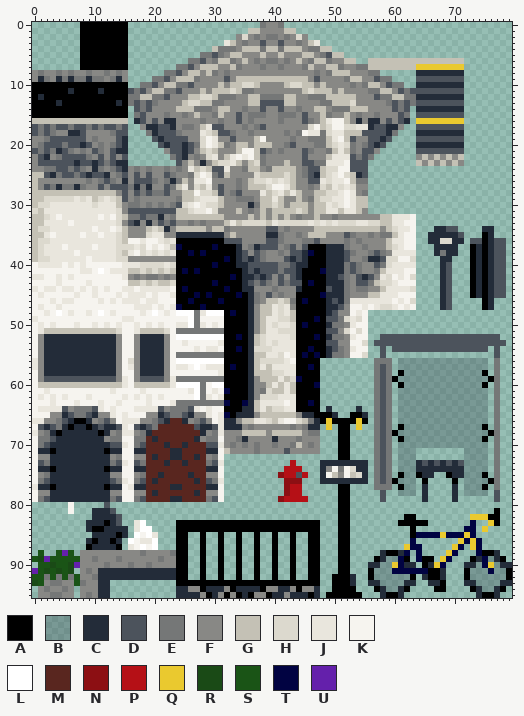
Two states of a sprite sheet, src/sprites/capitalCity.png. That is the earlier state.
The file is 80x96 pixels. Colours within 5 levels of each other are drawn and written as one.
Palette (. is transparent): A #000000  B #232c3940  C #232c39  D #4c535c  E #757777  F #888885  G #c4c1b5  H #dcd9ce  J #e9e6dd  K #f6f4ef  L #ffffff  M #59261f  N #8c0f13  P #b51016  Q #eac92f  R #1a4a16  S #1a5416  T #010342  U #6420ab
Now the later version:
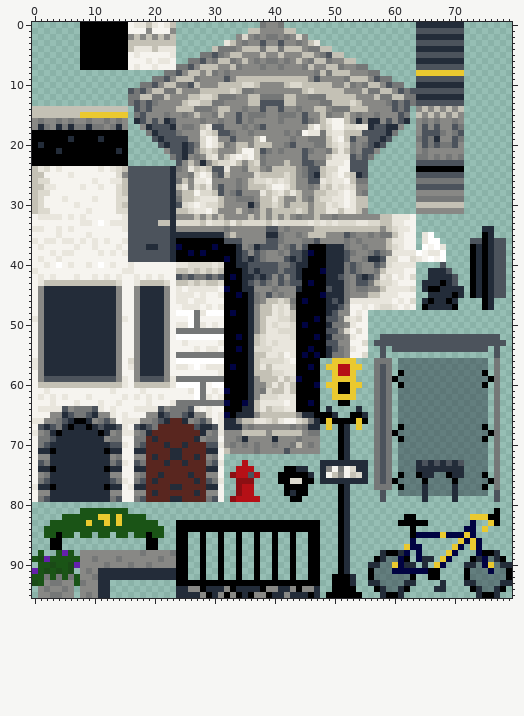
Difference:
colour B: #232c3940 -> #232c3970
Changed rows in their new state; - is a pixel that keeps its letter.
first column x 0:
 0 ----------------KJJGJKJG----------------------------------------CCCCCCCC
 1 ----------------KKKFKKKF----------------------------------------DDDDDDDD
 2 ----------------FGFGFGFG----------------------------------------CCCCCCCC
 3 ----------------GGGGGGGG----------------------------------------DDDDDDDD
 4 ----------------GJJJGJJJ----------------------------------------CCCCCCCC
 5 ----------------KJKKKKKJ----------------------------------------DDDDDDDD
 6 ----------------KKKJKJJK--------------------------------........CCCCCCCC
 7 ----------------KJKKJKKK--------------------------------........DDDDDDDD
 8 ................--------------------------------G---------------QQQQQQQQ
 9 ................---------------------------------------G----------------
10 ................-----------G----G--------------G-G--G-------------------
11 ................--------G----G--------------------G----G----------------
12 ................------G----------------------------------G--------------
13 ................--------------------------------------G-----------------
14 GGGGGGGGGGGGGGGG------------------------------------------------FGFGFGFG
15 GGGGGGGGQQQQQQQQ------------------------------------------------GFGFGFGF
16 FEFFEFEFFEFFEFEF-------D----------------------------------------FEFEFFEF
17 FCEFCECEECE-FECF----D-------------------------------------------F-F-FF-E
18 AAAAAAAAAAAAAAAA------------------------------------------------FDDDEFED
19 AAAAAACAAAACAAAA------------------------------------------------E-ECFF-E
20 ACAAAAAAAAAAAAAA------------------------------------------------FDEDEEDF
21 AAAA-AAAAAAAAA-A------------------------------------------------FEFFFFFF
22 AAAAAAAAAAAAAAAA------------------------------------------------EE-E-E-E
23 AAAAAAAAAAAAAAAA------------------------------------------------DDDDDDDD
24 GJHKJKKKKKKJKJHGDDDDDDDC----------------------------------------AAAAAAAA
25 --KKKKJKKKKKKKHFD-D-DD-C----------------------------------------DDDDDDDD
26 -HHKKKKKKKJKKJJGD---DDD-----------------------------------------EEEEEEEE
27 -GJJKKKKJKKJKKHGDDDDDD-C----------------------------------------DDDDDDDD
28 -HHKKKKKKKKKKKHGD-D-DD-C----------------------------------------FFFFFFFF
29 -HKKKJKKKKJKKKHHDDDDDDDC----------------------------------------EEEEEEEE
30 --KKKKK-KKKKKKHGDDDDDDDC----------------------------------------GGGGGGGG
31 GHHKKKKKK-KKKK-H-------C----------------------------------------FFFFFFFF
32 KJJ-JK-K-KK-K-KJDD-DDDDCFFF-F-F-----------------------------------------
33 KKKKKK-K--KLK-JJ-DDDDGGCHHHHGJHH----------------------------------------
34 JJKK-K-KKK-KK-KJDDDDDDDCFFFFF-FF-----------------------------------....-
35 KKK--KKK--K-KKKKDDDDDDDC-----------------------------------------JL.....
36 JKJ-K--K-K-K-KKJDDDDDDDC-----------------------------------------JLL....
37 KJKKK-K-KKJKKKJKDDDCCDDC-----------------------------------------LKLJ..-
38 KKK-K---KKK-K-KJDDDDDDDC----------------------------------------LKJJL..-
39 KJKK-KKKK-KKKKKKDDDDDDDC----------------------------------------JKLKL.--
40 -K-KL---KJ-L-J-K-KKKKKKKJJHHHHJH------------------------------------D.--
41 J-------KK-K-KK-JKKKKKKKGGHGHGHG----------------------------------CC----
42 K--JK-KJ--J-J-JKKJKJKJKKDEDEEDED----------------------------------CC-CD-
43 -JGGGGGGGGGGGGH-KJG-G-HKGGHGHGGH---------------------------------CCCACD-
44 KFCCCCCCCCCCCCFKKFCCCCF-JKJJJJJK---------------------------------CAA-CCC
45 -FCCCCCCCCCCCCF-KFCCCCFKJJJKJKKJ----------------------------------CC-CAC
46 -FCCCCCCCCCCCCFKKFCCCCF-JJKJJKKK---------------------------------CAC-AC-
47 -FCCCCCCCCCCCCF--FCCCCFKKJJJKJKJ---------------------------------ACC-CA-
48 -FCCCCCCCCCCCCF--FCCCCF-------------------------------------------------
49 -FCCCCCCCCCCCCF-KFCCCCF-------------------------------------------------
50 -FCCCCCCCCCCCCF--FCCCCF-------------------------------------------------
51 -FCCCCCCCCCCCCF--FCCCCF-------------------------------------------------
first column x 49:
56 -QQQQ-
57 QQPPQQ
58 -QPPQ-
59 -QQQQ-
60 QQAAQQ
61 -QAAQ-
62 -QQQQ-
63 --AA--
first column x 2:
67 --------------------------------------------------C-------------------
68 --------------------------------------------------C-------------------
69 --------------------------------------------------C-------------------
70 --------------------------------------------------C-------------------
71 --------------------------------------------------C-----------BBBBBBBB
72 --------------------------------------------------C-----------BBBBBBBB
73 ---------------------------------P-------.----------------------------
74 --------------------------------PPP-----AACC--------------------------
75 -------------------------------NPPDP---AAAAAC--------------------BB---
76 --------------------------------NNN----AAHHAA-----------------B-BBBB-B
77 --------------------------------NPP-----AAAA------C-----------B-BBBB-B
78 --------------------------------NPP-----ACAA------C-----------B-BBBB-B
79 -------------------------------NPPPP---..AA.------C-------------------
80 ----.-----.---------------------------------------C-------------------
81 ----.-SSSSSSSS------------------------------------C-------------------
82 ---SSSSSSQQSQSSSS---------------------------------C-------------------
83 -SSSSSSQSSQSQSSSSSS-------------------------------C-------------------
84 SSSSSSSSSSSSSSSSSSSS------------------------------C-------------------
85 SSASS-SS.SS.SS-SSASS------------------------------C-------------------
86 -AA----......-...AA-------------------------------C-------------------
87 -AA----......-...AA-------------------------------C-------------------
88 --------------------------------------------------C-------------------
89 --------------------------------------------------C------------CC-----
90 --------------------------------------------------C------------C.-----
91 --------------------------------------------------C---------------.---
92 ---------------------------------------------------------------.--.---
93 ----------------------------------------------------------------..C---
94 -----------------------------------------------------------------CC---
